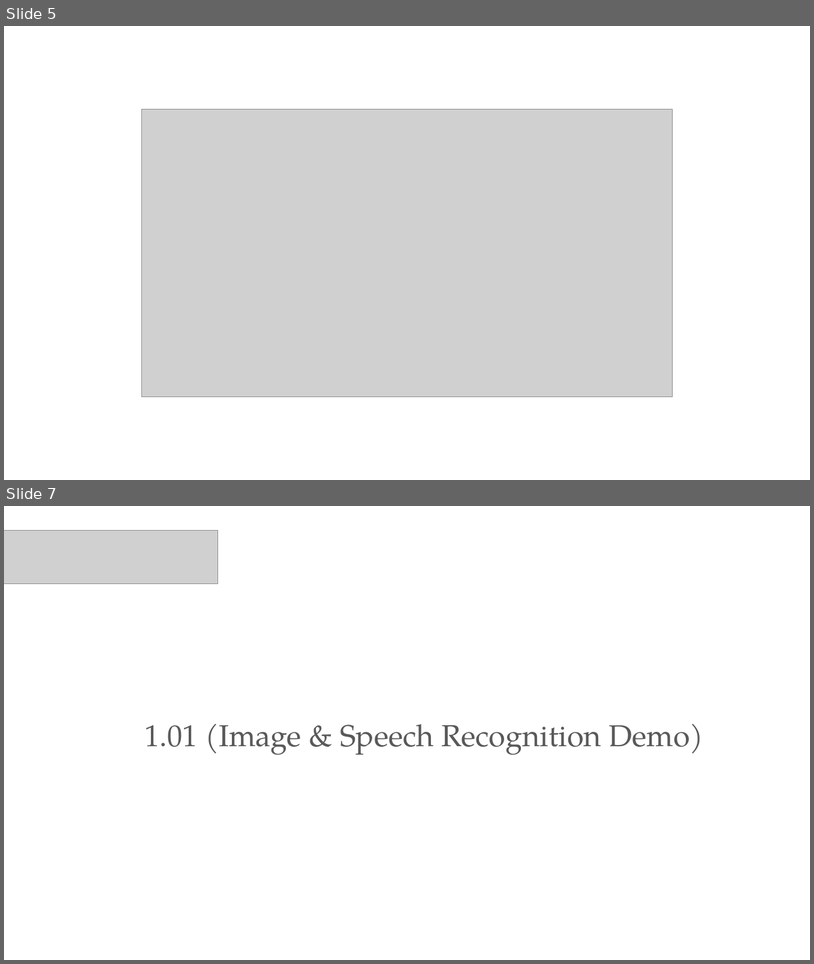
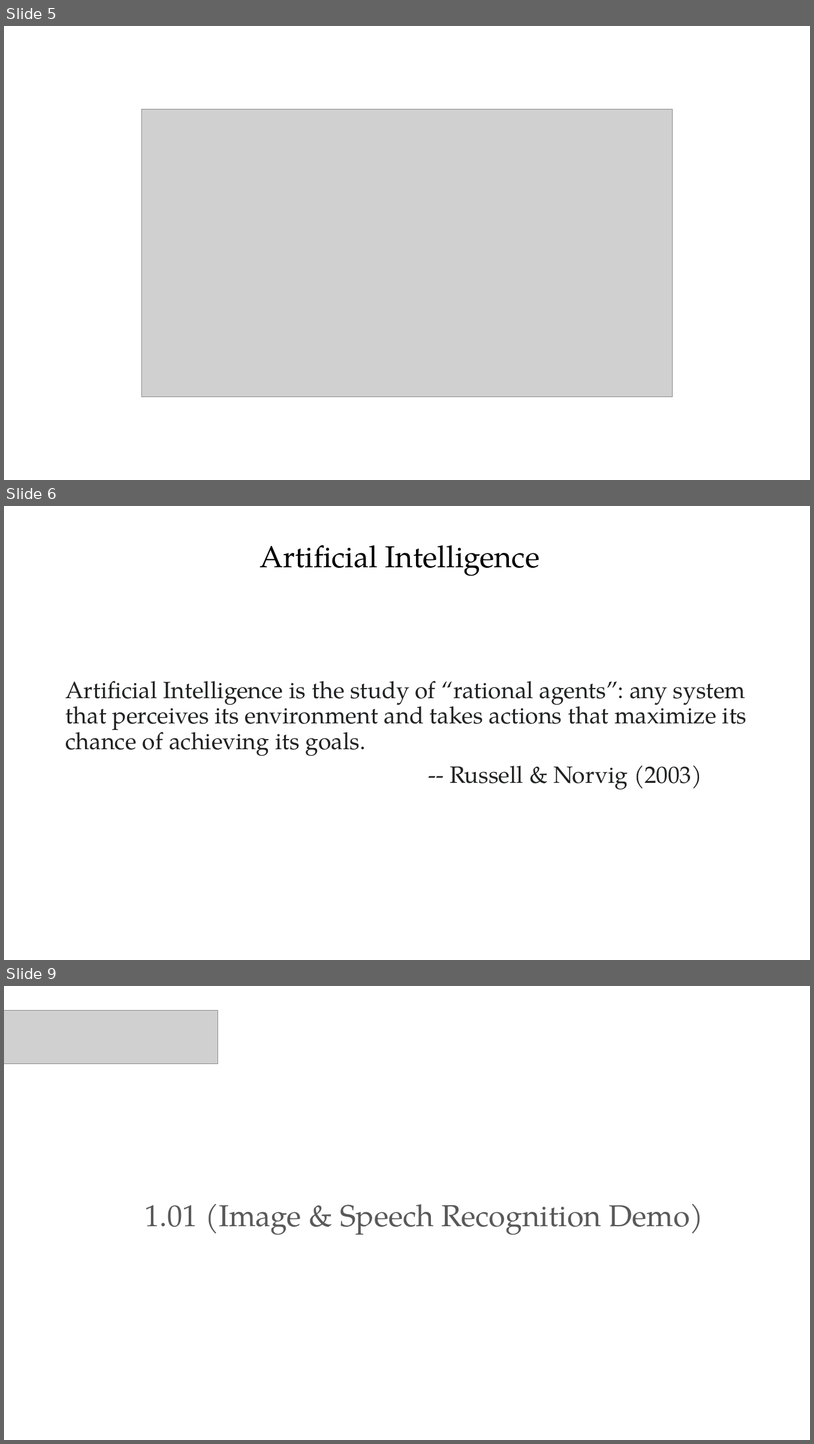
Before and after one commit to PracticumAI/deep_learning, a slide deck: presentations/01_deep_learn_intro.pptx. Shown one above the other, each under a label of ours: slides 5 and 7 before the commit, slides 5, 6 and 9 after it; the slides between them are not shown. The pictures are 814x964 and 814x1444 pixels, drawn with LibreOffice and Linux fonts; fonts in the diff are those of the drawing; grey boxes stand for pictures. Boxes give left, top, right and bottom in pixels: in the first picture for what was removed or moved away, otherwise in the second. Text is boxed around its words. In the diff, an @@ line names an element or a change of style, - is before the commit and + after.

```diff
--- a/presentations/01_deep_learn_intro.pptx
+++ b/presentations/01_deep_learn_intro.pptx
@@ slide 6 added at (4, 506, 810, 960), background #FFFFFF @@
@@ title added at (260, 545, 540, 576), 36 pt, text #000000 @@
+Artificial Intelligence
@@ text added at (65, 681, 747, 789), 28 pt, text #202122 @@
+Artificial Intelligence is the study of “rational agents”: any system that perceives its environment and takes actions that maximize its chance of achieving its goals.
+-- Russell & Norvig (2003)
@@ what was slide 7 is now slide 9 @@
```
Also in this commit, not shown: 4 other slides added, 1 slide removed.
